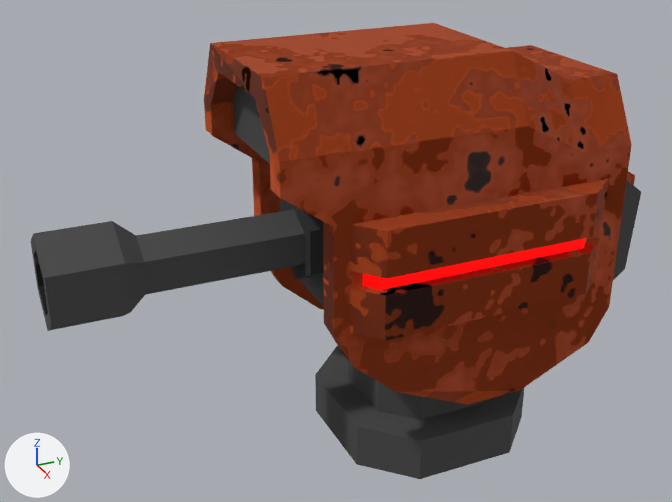
The glTF model models/tower/ProjectileStandard.glb: old version first, new version second.
Both versions are drawn from a camera (50 mm lens) standing at (1.081, -0.629, 0.85) and looking at (-0.017, -0.135, 0.301). The axes (+X, +Y, +Z) are drawn at lower left. The lights are the same throughout. Vertices at the same position are counted once.

Names of what the first picture shows: 'TurretFrame.001'.
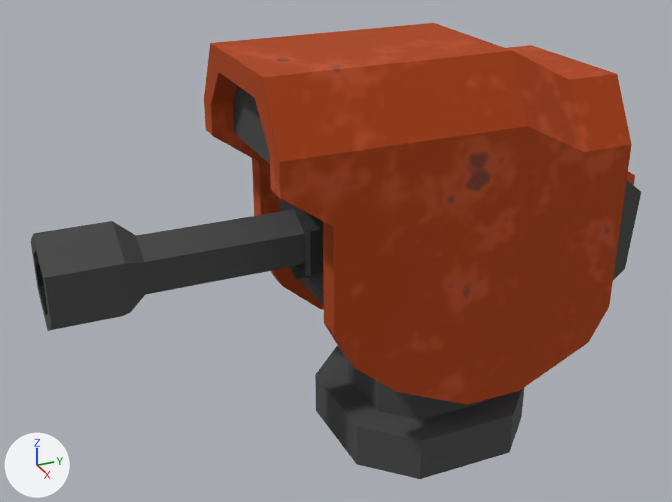
The change, as a list of edits to the scene's bpy script:
```text
Change mat_baked:
    remove # nodes: BsdfPrincipled, NormalMap, OutputMaterial, TexImage x3
    nodes: BsdfPrincipled, OutputMaterial, TexImage
    remove # uses the picture img_projectilestandard_emit_png
    remove # uses the picture img_projectilestandard_normal_png
Change me_cube_001:
    where me_cube_001.from_pydata(...)  # 284 vertices, 462 faces; spans x -0.182..0.182, y -0.539..0.329, z -0.003..0.591
    used by ob_turretframe_001; location = (0.0, 0.0, 0.0)
    me_cube_001 part 1: the loose piece of 28 vertices spanning x 0.143..0.182, y -0.189..0.197, z 0.265..0.414 is deleted
```

Where the change shows, as pixel boxes (x1, y1, x2, y2) in the pictures (672 x 502 px):
'TurretFrame.001', surface changed, reshaped
    both: (31, 23, 641, 479)
part 1 of me_cube_001, deleted (brown)
    before: (350, 179, 608, 340)
